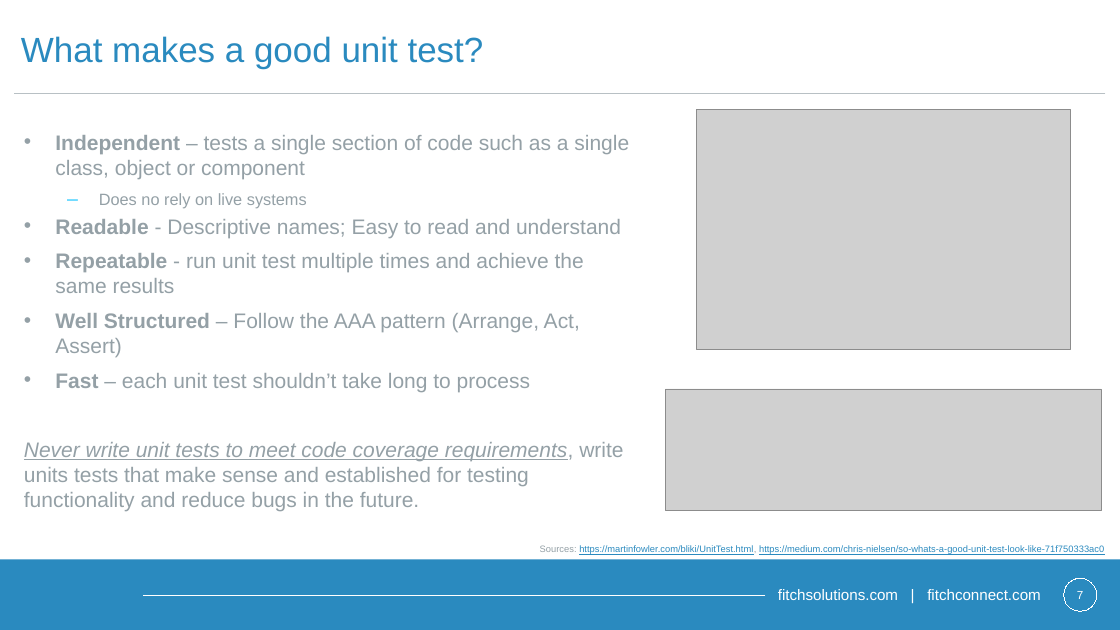
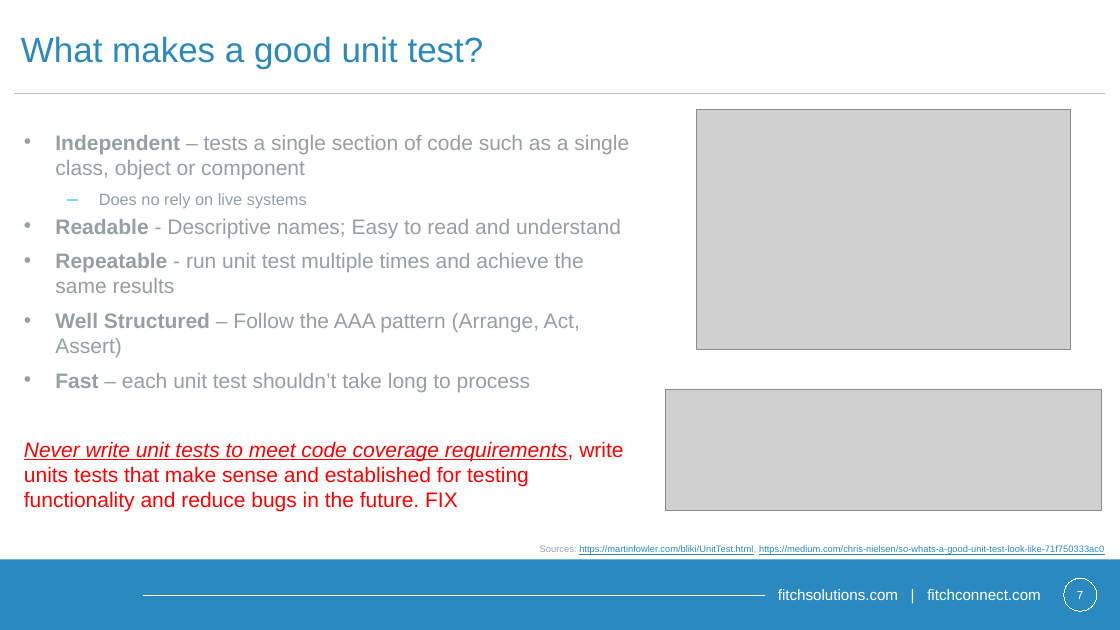
Before and after one commit to Contrapuntist/jesttutorial, a slide deck: slide 7 of presentation/unittestingintro.pptx. Drawn at 1120x630 pixels with LibreOffice and Linux fonts; fonts in the diff are those of the drawing; grey boxes stand for pictures; background and template pictures are left out. Boxes give left, top, right and bottom in pixels: in the first picture for what was removed or moved away, otherwise in the second. Text is boxed around its words. In the diff, an @@ line names an element or a change of style, - is before the commit and + after.

Commit message:
saving updates to test files and presentation

```diff
--- a/presentation/unittestingintro.pptx
+++ b/presentation/unittestingintro.pptx
@@ text at [24,441,623,511]: text changed; text colour #94A0A6 to #FF0000 @@
-Never write unit tests to meet code coverage requirements, write units tests that make sense and established for testing functionality and reduce bugs in the future.
+Never write unit tests to meet code coverage requirements, write units tests that make sense and established for testing functionality and reduce bugs in the future. FIX
```
Also in this commit, not shown: 1 other slide changed, 4 other files.
